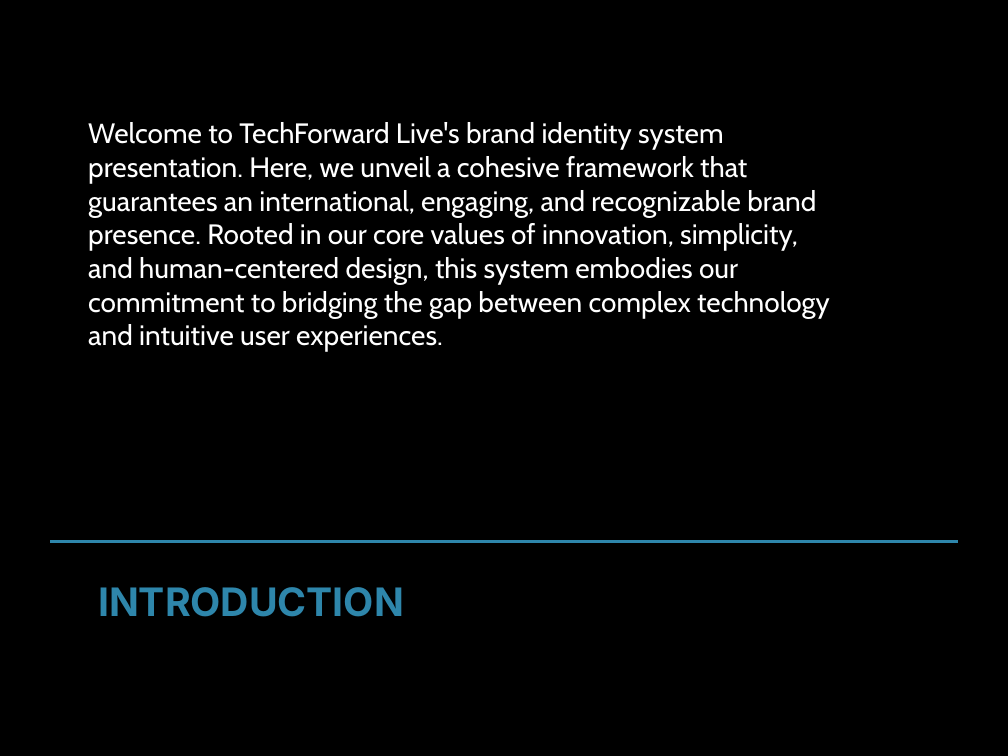
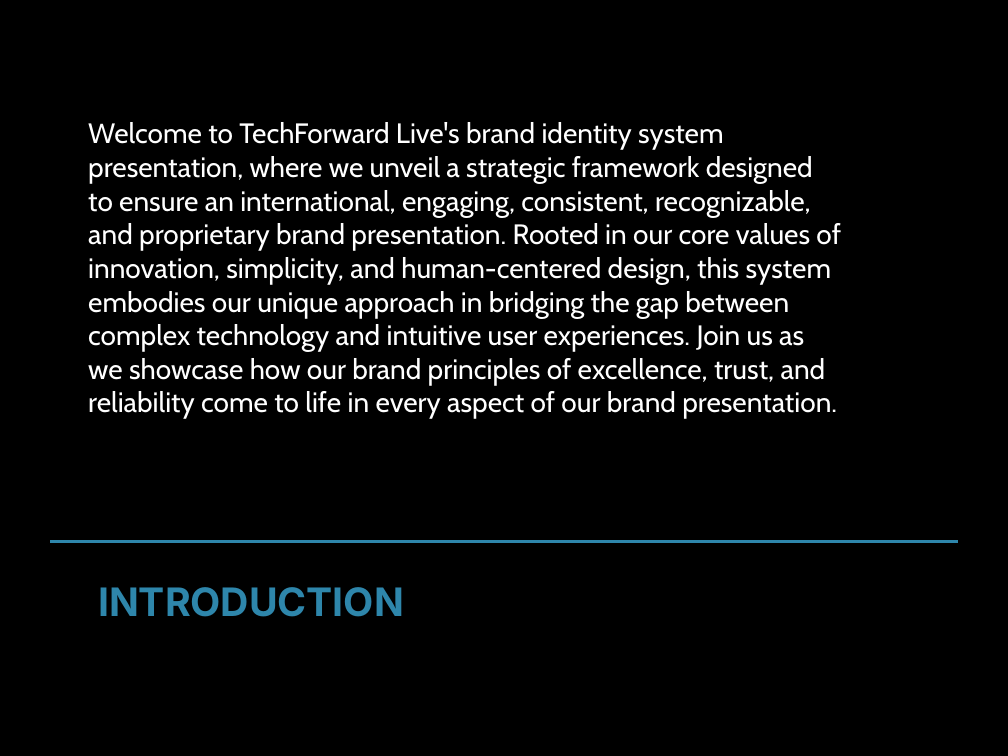
Before and after one commit to md-anas-sabah/brand_book_generator_crewai, a slide deck: slide 3 of output/techforward_live/techforward_live_enhanced_brand_book.pptx. Drawn at 1008x756 pixels with LibreOffice and Linux fonts; fonts in the diff are those of the drawing. Boxes give left, top, right and bottom in pixels: in the first picture for what was removed or moved away, otherwise in the second. Text is boxed around its words. In the diff, an @@ line names an element or a change of style, - is before the commit and + after.

```diff
--- a/output/techforward_live/techforward_live_enhanced_brand_book.pptx
+++ b/output/techforward_live/techforward_live_enhanced_brand_book.pptx
@@ text at [88, 122, 841, 419]: text changed @@
-Welcome to TechForward Live's brand identity system presentation. Here, we unveil a cohesive framework that guarantees an international, engaging, and recognizable brand presence. Rooted in our core values of innovation, simplicity, and human-centered design, this system embodies our commitment to bridging the gap between complex technology and intuitive user experiences.
+Welcome to TechForward Live's brand identity system presentation, where we unveil a strategic framework designed to ensure an international, engaging, consistent, recognizable, and proprietary brand presentation. Rooted in our core values of innovation, simplicity, and human-centered design, this system embodies our unique approach in bridging the gap between complex technology and intuitive user experiences. Join us as we showcase how our brand principles of excellence, trust, and reliability come to life in every aspect of our brand presentation.
```
Also in this commit, not shown: 7 other slides changed, 27 other files.
